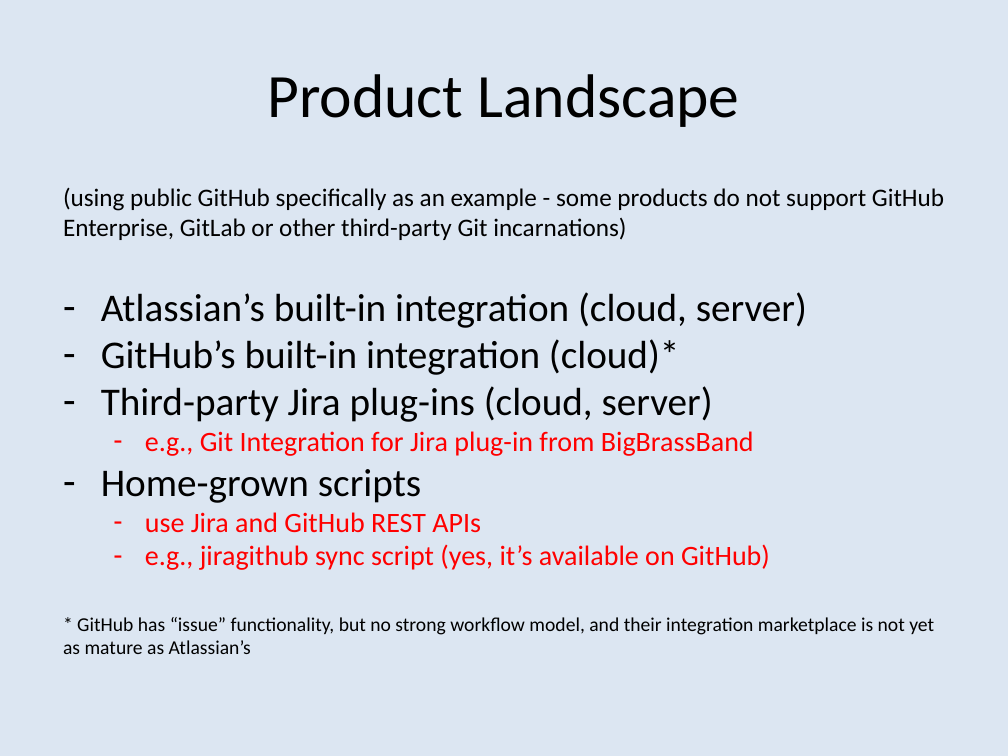
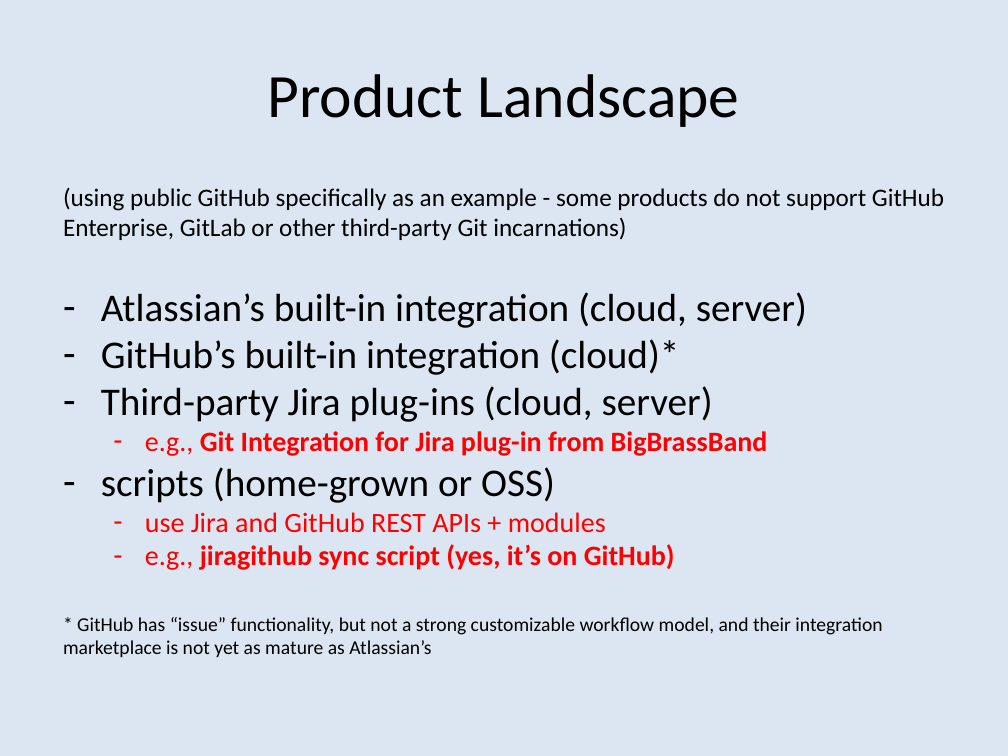
Before and after one commit to bobk/jirapresentations, a slide deck: slide 4 of Git Integration Options for Jira.pptx. Drawn at 1008x756 pixels with LibreOffice and Linux fonts; fonts in the diff are those of the drawing. Boxes give left, top, right and bottom in pixels: in the first picture for what was removed or moved away, otherwise in the second. Text is boxed around its words. In the diff, an @@ line names an element or a change of style, - is before the commit and + after.

Commit message:
JIRAGITHUB-3 additional changes

```diff
--- a/Git Integration Options for Jira.pptx
+++ b/Git Integration Options for Jira.pptx
@@ text at box(145, 431, 768, 456): bold on in "Git Integration for Jira plug-in from BigBrassBand" @@
@@ text at box(63, 467, 882, 657): text changed @@
-– Home-grown scripts
-  – use Jira and GitHub REST APIs
-  – e.g., jiragithub sync script (yes, it’s available on GitHub)
-* GitHub has “issue” functionality, but no strong workflow model, and their integration marketplace is not yet as mature as Atlassian’s
+– scripts (home-grown or OSS)
+  – use Jira and GitHub REST APIs + modules
+  – e.g., jiragithub sync script (yes, it’s on GitHub)
+* GitHub has “issue” functionality, but not a strong customizable workflow model, and their integration marketplace is not yet as mature as Atlassian’s
```
Also in this commit, not shown: 8 other slides changed, 1 slide added, 1 slide removed.
